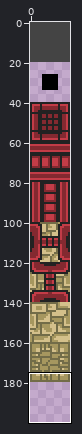
Edited in one commit: sprite sheet (img/tiles.png). Above, an overview of the earlier version with the close-up marked.
Close-up. Old version:
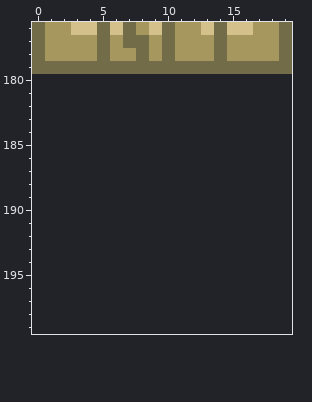
The file is 20x180 pixels. Colours within 5 levels of each other are drawn and written as one. Shown: x 0..19, y 176..199. The old version is drawn lined up with the new one, on the new canvas.
After:
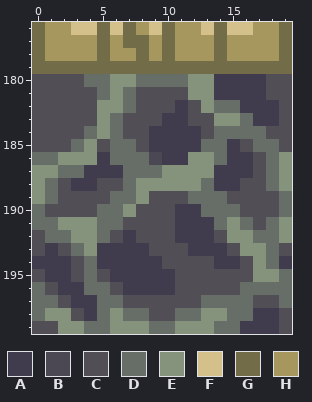
Palette (. is transparent): A #403c4e  B #4c4853  C #524e55  D #676e68  E #86937c  F #d4c08b  G #726c48  H #a6975f
Edits made:
{"change": "canvas 20x180 -> 20x200"}
{"y":180,"x":0,"old":"....................","new":"CCCCDDEEDDDDEEAAAACC"}
{"y":181,"x":0,"old":"....................","new":"CCCCCDEDCCCCEEAAAACC"}
{"y":182,"x":0,"old":"....................","new":"CCCCCEEDCCCACEDDAAAC"}
{"y":183,"x":0,"old":"....................","new":"CCCCCEDCCCAACCEEDAAC"}
{"y":184,"x":0,"old":"....................","new":"CCCCDEDCCAAAACDDDDCC"}
{"y":185,"x":0,"old":"....................","new":"CCCDECDDCAAAADDACDDC"}
{"y":186,"x":0,"old":"....................","new":"DDEEEADDDBAAEEDAACDE"}
{"y":187,"x":0,"old":"....................","new":"EEDDAAADDDEEEEAAACDE"}
{"y":188,"x":0,"old":"....................","new":"EDCAACCDEEEEEDAACCDE"}
{"y":189,"x":0,"old":"....................","new":"EDCCCCDDECCCDDDCCCCD"}
{"y":190,"x":0,"old":"....................","new":"DCCCCDDECCCAADDDCCCD"}
{"y":191,"x":0,"old":"....................","new":"DDEEEDDCCCCAAADEDCDE"}
{"y":192,"x":0,"old":"....................","new":"CDDEEDCACCCAAACEEDDE"}
{"y":193,"x":0,"old":"....................","new":"CACDEAAAACCCAAACEEDC"}
{"y":194,"x":0,"old":"....................","new":"AAACDAAAAACCCCAACEDA"}
{"y":195,"x":0,"old":"....................","new":"CAACDCAAAAACCCCCCEED"}
{"y":196,"x":0,"old":"....................","new":"DCAADDCAAAACCCCCDDDD"}
{"y":197,"x":0,"old":"....................","new":"DDCAADDCCCCCCDDDDCCD"}
{"y":198,"x":0,"old":"....................","new":"DEECADEDDCCDDEEDDAAC"}
{"y":199,"x":0,"old":"....................","new":"CCEEDDEEEDDEEEDDAAAC"}
